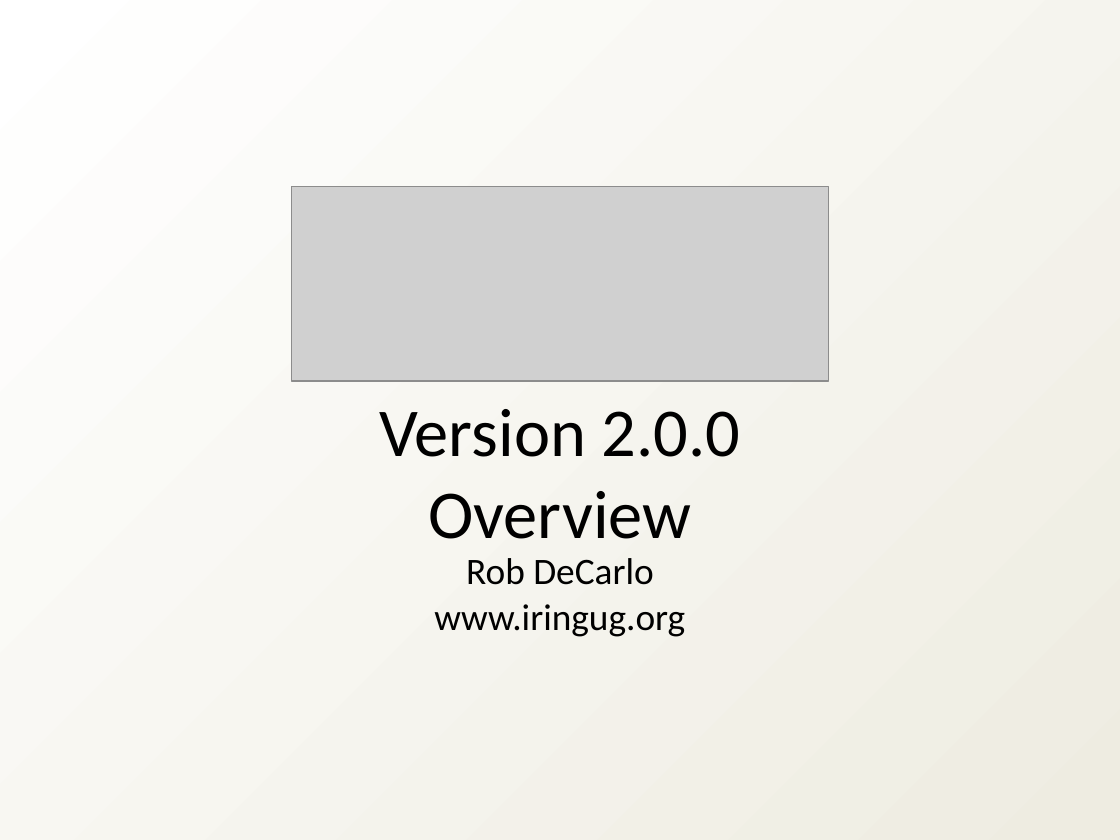
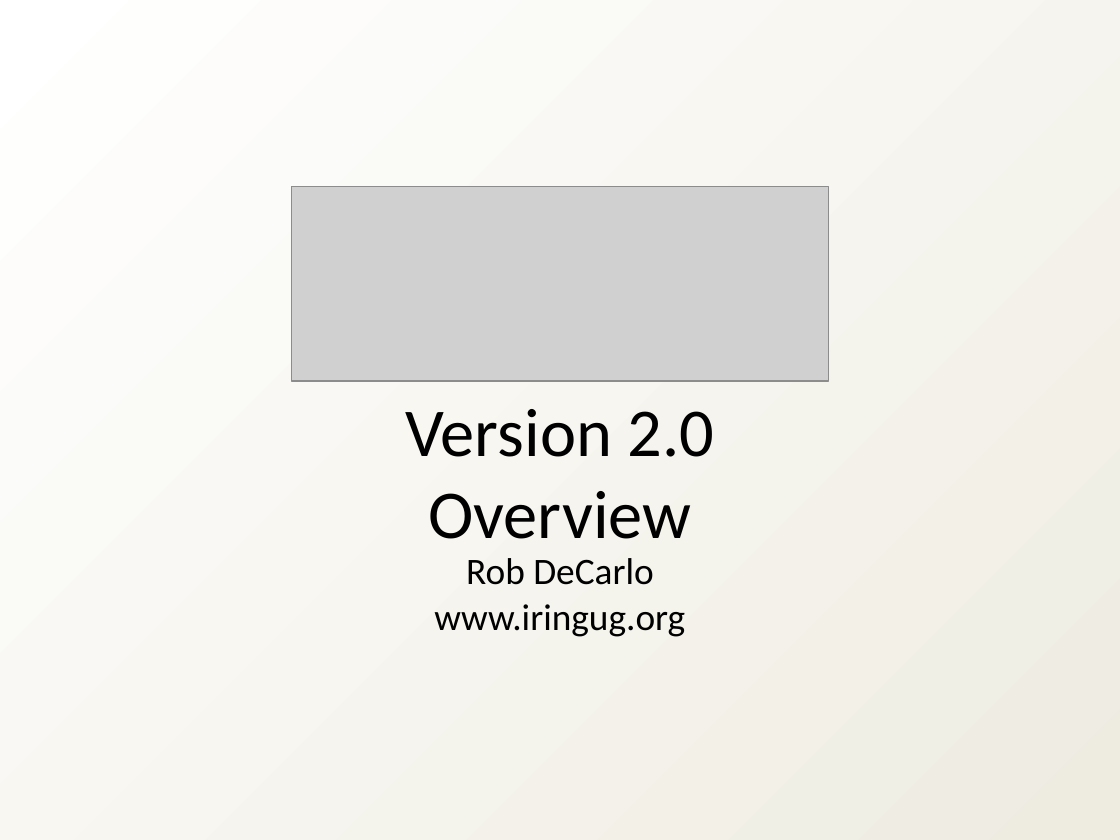
Before and after one commit to heyena/iring-tools, a slide deck: slide 1 of branches/2.0.x/Documentation/iRINGTools_Overview_v2.0.x.ppt. Drawn at 1120x840 pixels with LibreOffice and Linux fonts; fonts in the diff are those of the drawing; grey boxes stand for pictures. Boxes give left, top, right and bottom in pixels: in the first picture for what was removed or moved away, otherwise in the second. Text is boxed around its words. In the diff, an @@ line names an element or a change of style, - is before the commit and + after.

```diff
--- a/branches/2.0.x/Documentation/iRINGTools_Overview_v2.0.x.ppt
+++ b/branches/2.0.x/Documentation/iRINGTools_Overview_v2.0.x.ppt
@@ title at bbox=[405, 409, 715, 539]: text changed @@
-Version 2.0.0
-Overview
+Version 2.0
+Overview
```
Also in this commit, not shown: 3 other files.
